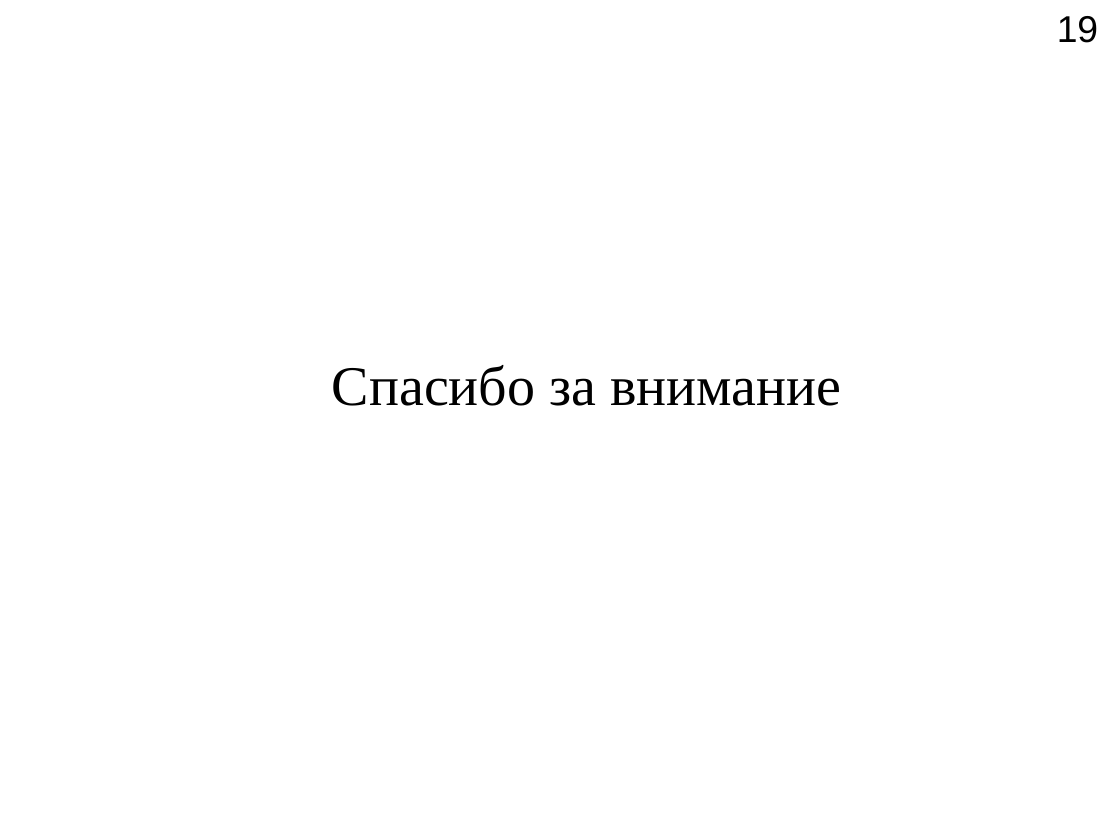
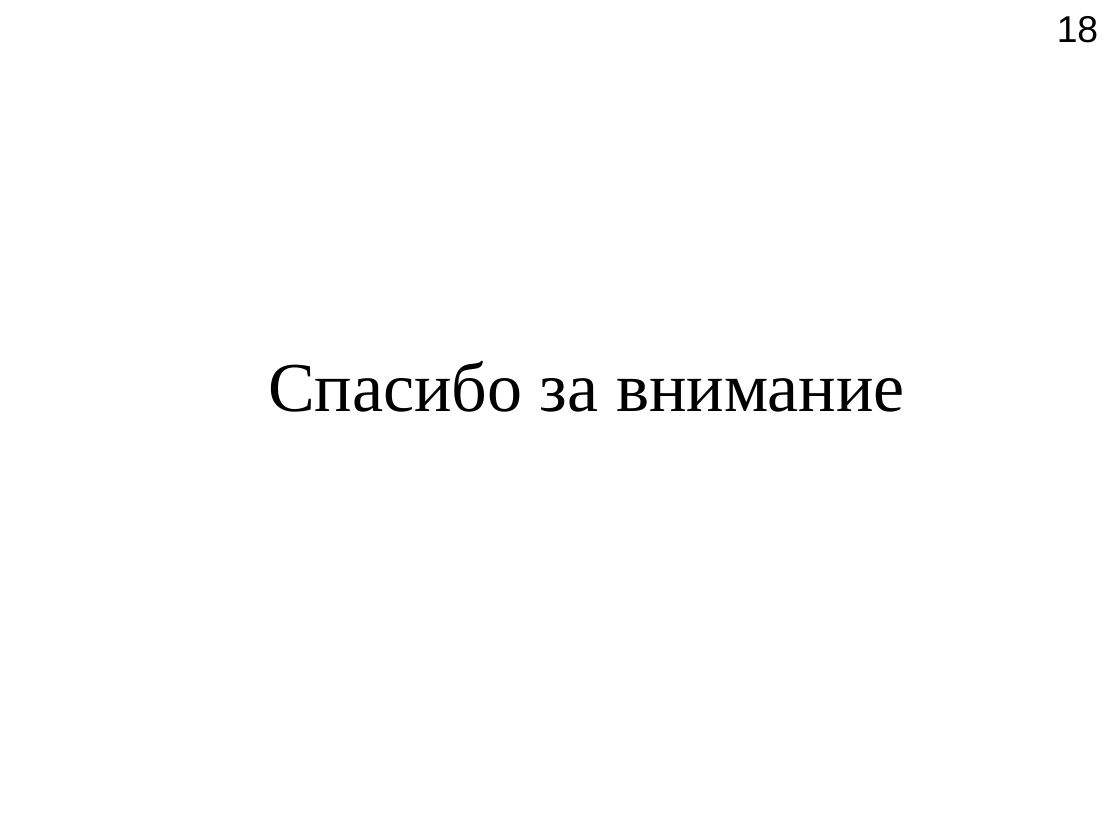
Before and after one commit to Rernamp/myDiplom, a slide deck: slide 18 of Презентация.ppt (slide 19 before the commit). Drawn at 1120x840 pixels with LibreOffice and Linux fonts; fonts in the diff are those of the drawing. Boxes give left, top, right and bottom in pixels: in the first picture for what was removed or moved away, otherwise in the second. Text is boxed around its words. In the diff, an @@ line names an element or a change of style, - is before the commit and + after.

```diff
--- a/Презентация.ppt
+++ b/Презентация.ppt
@@ page number at bbox=[1057, 16, 1098, 43]: text changed @@
-19
+18
@@ text "Спасибо за внимание" at bbox=[268, 361, 905, 412]: size 36 to 45 pt @@
```
Also in this commit, not shown: 1 other slide changed, 1 slide removed, 1 other file.
